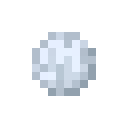
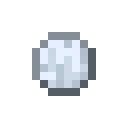
Revision of a layered 128px x 128px image; what changed, layer by layer:
painted on "Layer 4" over [32, 32, 96, 96]
